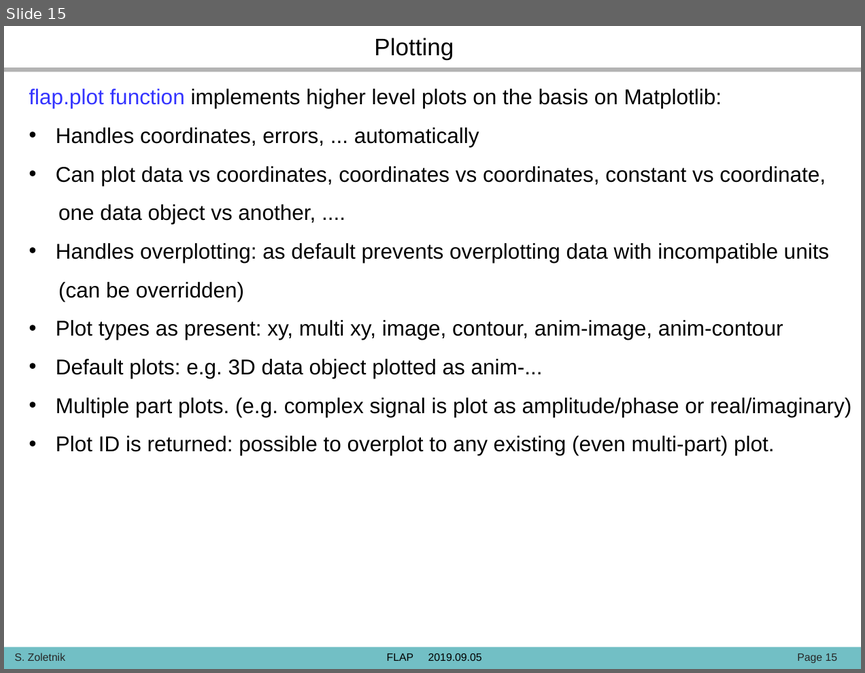
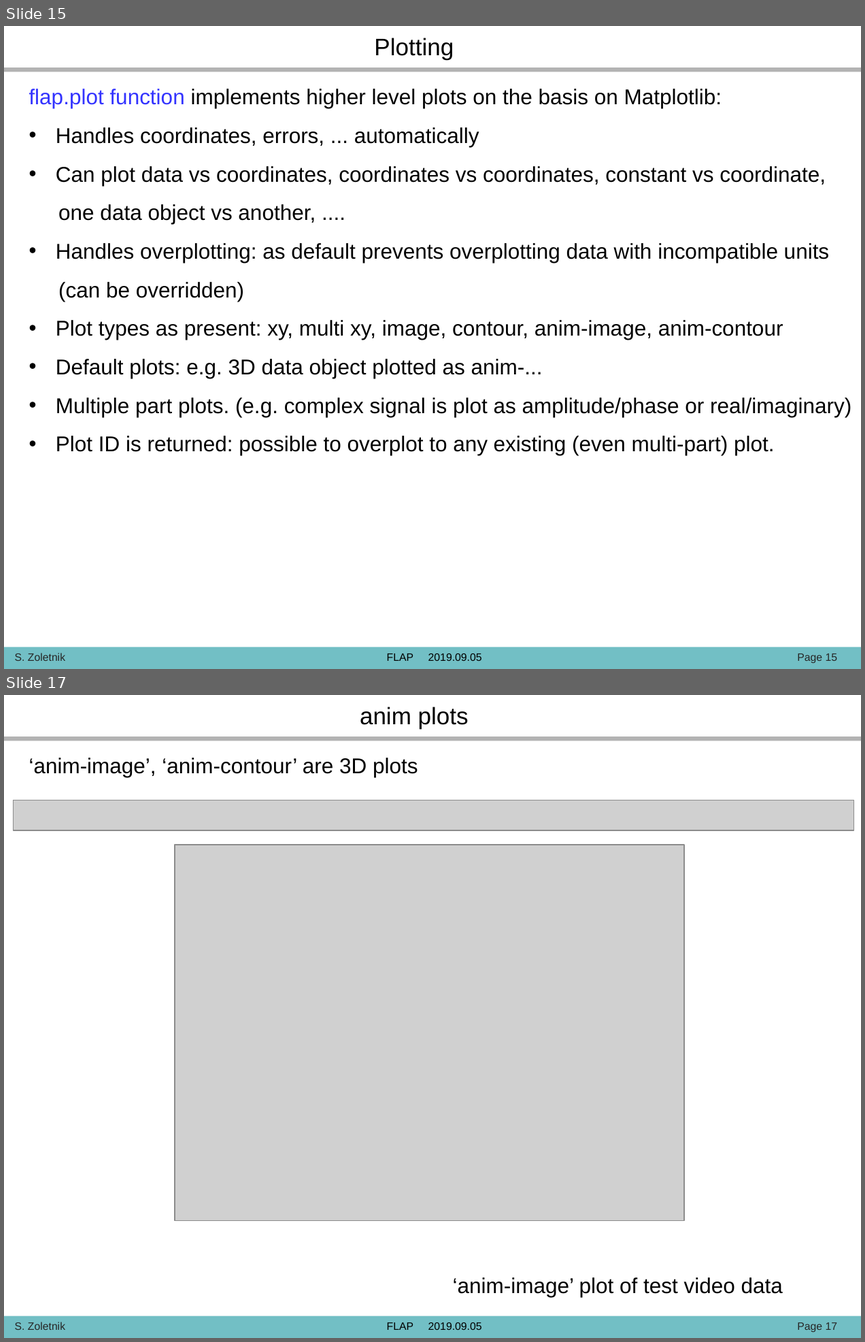
Before and after one commit to fusion-flap/flap, a slide deck: docs/FLAP_presentation_190905.pptx. Shown one above the other, each under a label of ours: slide 15 before the commit, slides 15 and 17 after it; the slides between them are not shown. The pictures are 865x673 and 865x1342 pixels, drawn with LibreOffice and Linux fonts; fonts in the diff are those of the drawing; grey boxes stand for pictures; background and template pictures are left out. Boxes give left, top, right and bottom in pixels: in the first picture for what was removed or moved away, otherwise in the second. Text is boxed around its words. In the diff, an @@ line names an element or a change of style, - is before the commit and + after.

```diff
--- a/docs/FLAP_presentation_190905.pptx
+++ b/docs/FLAP_presentation_190905.pptx
@@ slide 17 added at (x1=4, y1=695, x2=861, y2=1338), background #FFFFFF; not listed: 3 template elements that a slide beside it also shows @@
@@ text added at (x1=360, y1=707, x2=468, y2=729), 20 pt, text #000000 @@
+anim plots
@@ text added at (x1=29, y1=758, x2=417, y2=777), 18 pt, text #000000 @@
+‘anim-image’, ‘anim-contour’ are 3D plots
@@ picture added at (x1=14, y1=800, x2=854, y2=830) @@
@@ line added from (184, 834) to (184, 834), #B6DCDF 0.75 pt @@
@@ picture added at (x1=175, y1=845, x2=683, y2=1221) @@
@@ text added at (x1=453, y1=1277, x2=783, y2=1297), 18 pt, text #000000 @@
+‘anim-image’ plot of test video data
```
Also in this commit, not shown: 7 slides changed, 2 other slides added, 2 other files.
